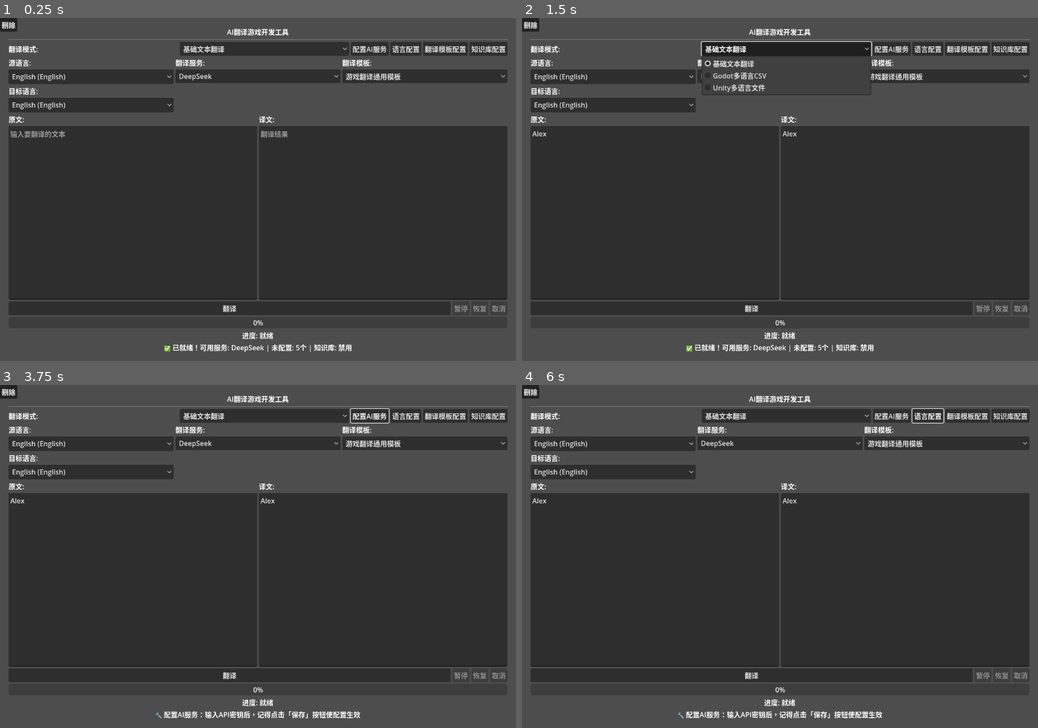
Above: before the commit, frames 1-4 (two rows, left to right).
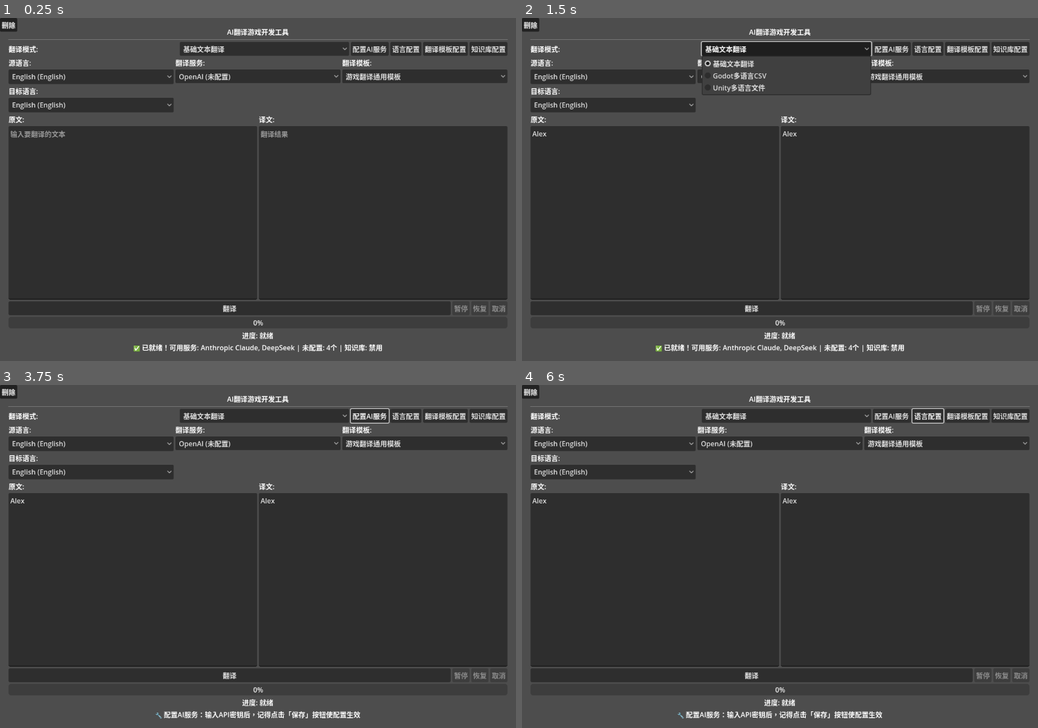
Above: after the commit, the same moments.

Repository: Drinkwang/moyi-india-localizer
Game: Godot game, scene res://scenes/main/main.tscn
Two runs of this game, one before a commit and one after it. Both use one fixed random seed, a clock stepped at 60 frames per second and the inputs below.
Inputs (mouse positions are in pixels of both pictures, inside the frame that each line leads up to):
- Up to frame 1 (0.25 s): no input
- Up to frame 2 (1.5 s): click (656, 213) at 0.52 s; type "Alex" at 0.6 s; click (903, 213) at 0.75 s; type "Alex" at 0.83 s; click "基础文本翻译" at 1.25 s
- Up to frame 3 (3.75 s): click "配置AI服务" at 2 s; click (247, 501) at 2.77 s; type "12" at 2.85 s; click "OK" at 3.5 s
- Up to frame 4 (6 s): click "语言配置" at 4.25 s; click (702, 642) at 5.02 s; type "12" at 5.1 s; click (852, 642) at 5.25 s; type "Alex" at 5.33 s; click "OK" at 5.75 s

The runs differ from the first frame. In frame 1, 0.8% of the frame differs, in the area x 25-74%, y 16-98%; in frame 2, 0.7%; in frame 3, 0.1%; in frame 4, 0.1%.

Commit message:
修复bug，现在不会把换行字符读成新的一行，目前可以正常使用了

Diff:
--- a/resources/configs/api_config.json
+++ b/resources/configs/api_config.json
@@ -10,9 +10,9 @@
 			"secret_key": ""
 		},
 		"claude": {
-			"api_key": "",
+			"api_key": "sk-3c9b7400bc6e4caa8ed6381ba7d920f7",
 			"base_url": "https://api.anthropic.com",
-			"enabled": false,
+			"enabled": true,
 			"max_tokens": 2000,
 			"model": "claude-3-haiku-20240307",
 			"name": "Anthropic Claude",
--- a/scripts/utils/godot_csv_processor.gd
+++ b/scripts/utils/godot_csv_processor.gd
@@ -111,7 +111,7 @@
 ## 设置指定语言列的翻译内容
 func set_language_column_texts(language_code: String, translated_texts: Array):
 	var col_index = headers.find(language_code)
-	if col_index == -1:
+	if col_index == -1 or col_index == 0:  # 不允许修改第一列（id/keys列）
 		return
 
 	for row_index in range(1, min(csv_data.size(), translated_texts.size() + 1)):
@@ -131,80 +131,96 @@
 
 ## 获取支持的扩展名
 func get_supported_extensions() -> Array:
-	return [".csv"]
-
-## 解析CSV内容
+	return ["csv"]
+
+## 内部方法，用于解析CSV内容
+## 注意：这个实现不依赖get_csv_line()，以更好地处理带引号和换行符的字段
 func _parse_csv(content: String):
 	csv_data.clear()
 	headers.clear()
 
-	var lines = content.split("\n")
-	for line_index in range(lines.size()):
-		var line = lines[line_index].strip_edges()
-		if line.is_empty():
-			continue
-
-		var row = _parse_csv_line(line)
-		csv_data.append(row)
-
-		# 第一行作为表头
-		if line_index == 0:
-			headers = row.duplicate()
-
-## 解析单行CSV
-func _parse_csv_line(line: String) -> Array:
-	var result = []
+	if content.is_empty():
+		return
+
+	var lines = content.split("\n", false) # 不过早分割，处理多行字段
+
+	var current_line = ""
+	var in_quotes = false
+	var all_rows_data = []
+	var current_row_data = []
 	var current_field = ""
-	var in_quotes = false
-	var i = 0
-
-	while i < line.length():
-		var char = line[i]
-
+
+	for char in content:
 		if char == '"':
-			if in_quotes and i + 1 < line.length() and line[i + 1] == '"':
-				# 转义的引号
-				current_field += '"'
-				i += 1
-			else:
-				# 切换引号状态
-				in_quotes = !in_quotes
+			in_quotes = not in_quotes
+			# 保留引号作为内容的一部分，符合Godot的CSV处理方式
+			current_field += char
 		elif char == ',' and not in_quotes:
-			# 字段分隔符
-			result.append(current_field)
+			current_row_data.append(current_field.strip_edges())
 			current_field = ""
+		elif char == "\n" and not in_quotes:
+			current_row_data.append(current_field.strip_edges())
+			all_rows_data.append(current_row_data)
+			current_row_data = []
+			current_field = ""
 		else:
 			current_field += char
 
-		i += 1
-
-	# 添加最后一个字段
-	result.append(current_field)
-
-	return result
-
-## 生成CSV内容
+	# 添加最后一个字段和最后一行
+	if not current_field.is_empty() or not current_row_data.is_empty():
+		current_row_data.append(current_field.strip_edges())
+		all_rows_data.append(current_row_data)
+
+	if all_rows_data.is_empty():
+		return
+
+	# Godot的CSV导入器会忽略空的尾随行
+	# 确保我们的解析器也这样做
+	var last_row_index = all_rows_data.size() - 1
+	while last_row_index >= 0:
+		var row = all_rows_data[last_row_index]
+		var is_empty = true
+		for item in row:
+			if not item.is_empty():
+				is_empty = false
+				break
+		if is_empty:
+			all_rows_data.remove_at(last_row_index)
+			last_row_index -= 1
+		else:
+			break
+
+	if all_rows_data.is_empty():
+		return
+
+	# 将解析的数据赋给csv_data
+	csv_data = all_rows_data
+
+	# 设置表头
+	if not csv_data.is_empty():
+		headers = csv_data[0]
+		key_column = 0 # 假设第一列总是key
+
+## 内部方法，用于将CSV数据生成为字符串
+## 注意：这个实现会正确处理带逗号、引号和换行符的字段
 func _generate_csv() -> String:
-	var result = ""
-
-	for row_index in range(csv_data.size()):
-		var row = csv_data[row_index]
-		var line_parts = []
-
-		for field in row:
-			var field_str = str(field)
-			# 如果字段包含逗号、引号或换行符，需要加引号
-			if field_str.contains(",") or field_str.contains('"') or field_str.contains("\n"):
-				field_str = '"' + field_str.replace('"', '""') + '"'
-			line_parts.append(field_str)
-
-		result += ",".join(line_parts)
-		if row_index < csv_data.size() - 1:
-			result += "\n"
-
-	return result
-
-## 验证Godot CSV格式
+	var lines: Array
+	for row_data in csv_data:
+		var line_items: Array
+		for item in row_data:
+			var field = item
+			# 如果字段包含逗号、引号或换行符，则用双引号括起来
+			if field.contains(",") or field.contains("\"") or field.contains("\n"):
+				# Godot要求将字段内的引号转义为两个引号 ""
+				field = field.replace("\"", "\"\"")
+				field = "\"" + field + "\""
+			line_items.append(field)
+		lines.append(",".join(line_items))
+
+	# Godot CSV以换行符结束
+	return "\n".join(lines) + "\n"
+
+## 验证文件格式
 func validate_file_format(content: String) -> bool:
 	_parse_csv(content)
 
Not shown, changed: README.md
